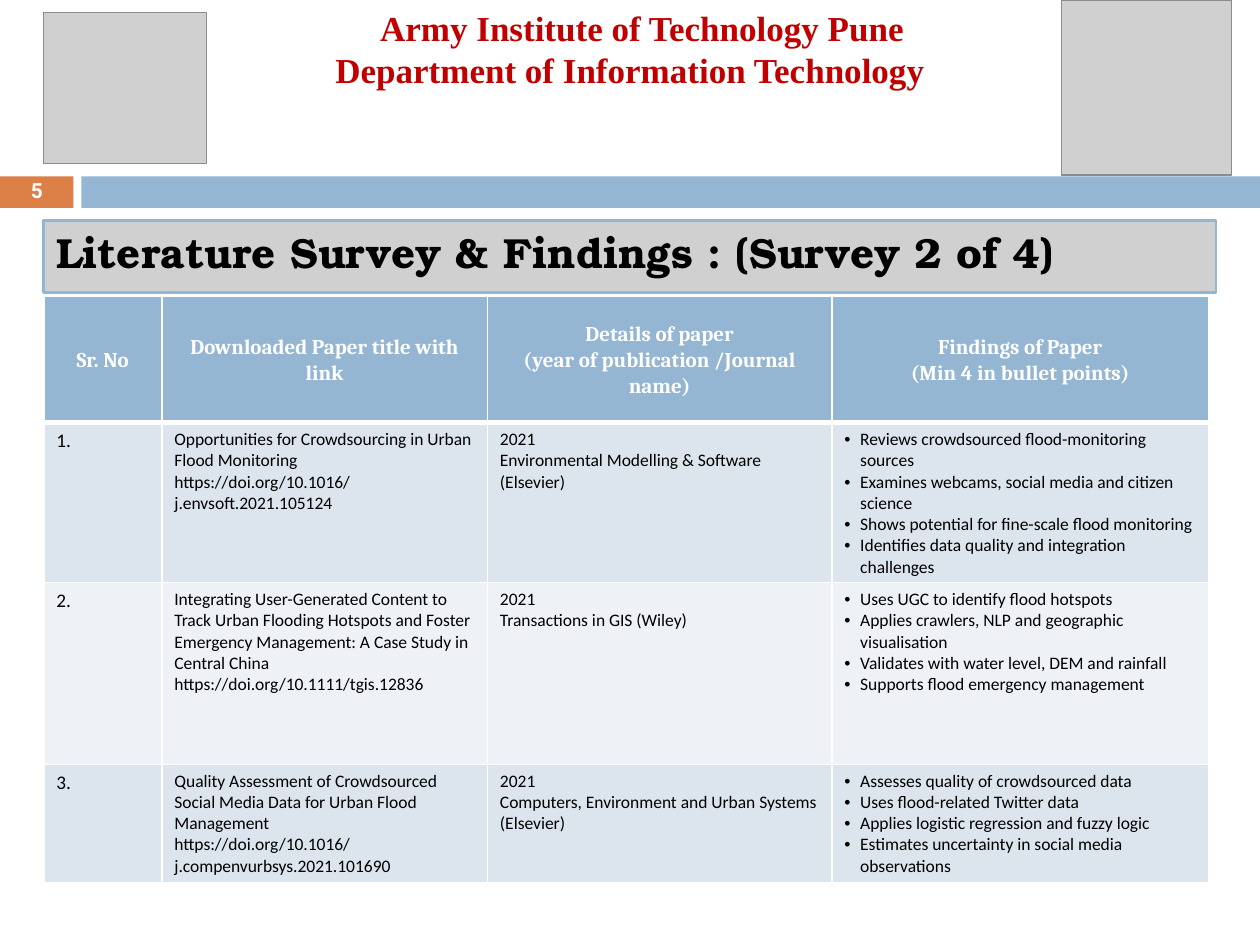
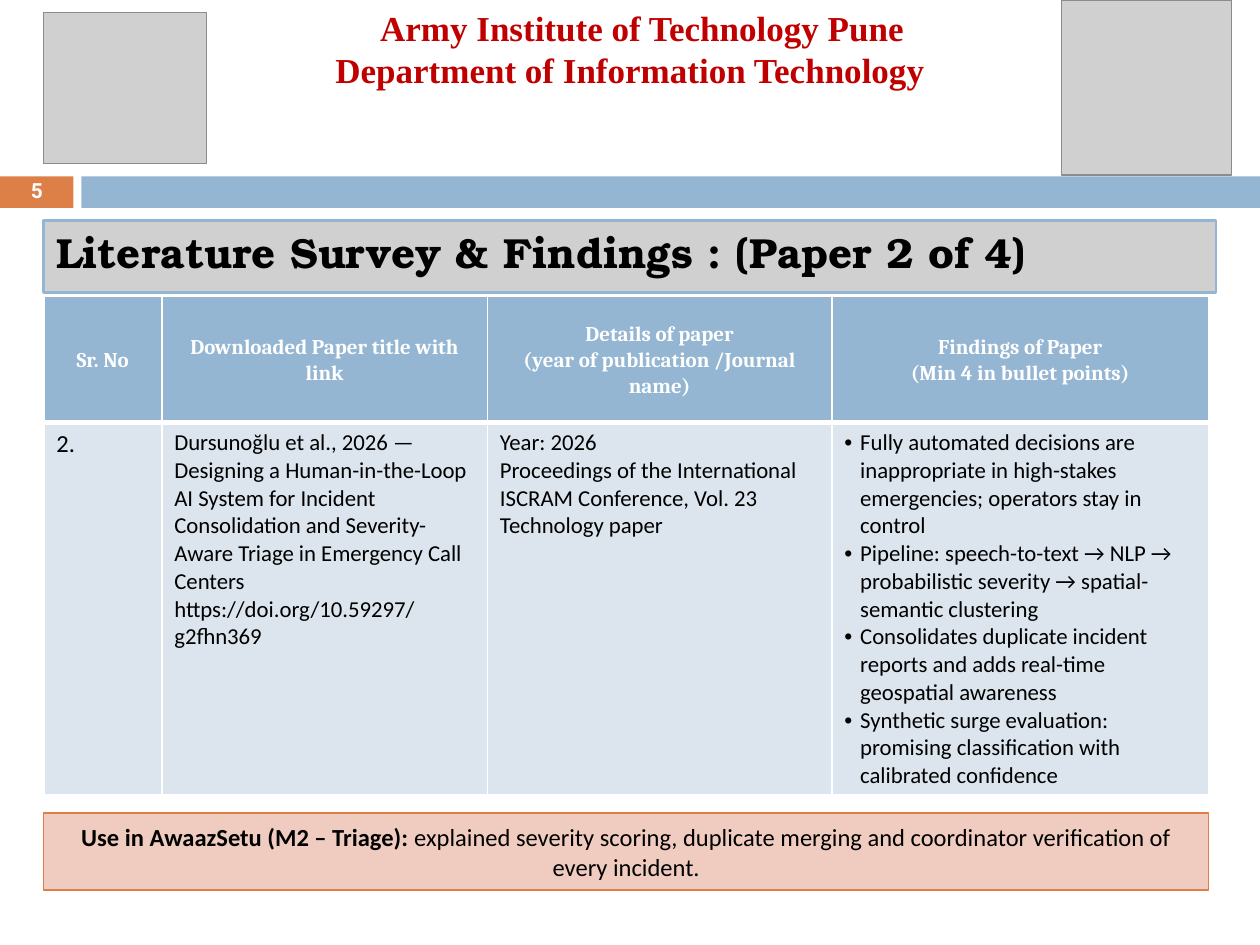
Before and after one commit to harshwardhan-kp/awaazsetu, a slide deck: slide 5 of submission/CEP_Review_II_AwaazSetu.pptx. Drawn at 1260x945 pixels with LibreOffice and Linux fonts; fonts in the diff are those of the drawing; grey boxes stand for pictures. Boxes give left, top, right and bottom in pixels: in the first picture for what was removed or moved away, otherwise in the second. Text is boxed around its words. In the diff, an @@ line names an element or a change of style, - is before the commit and + after.

```diff
--- a/submission/CEP_Review_II_AwaazSetu.pptx
+++ b/submission/CEP_Review_II_AwaazSetu.pptx
@@ text in picture at bbox=[56, 236, 1026, 279]: text changed @@
-Literature Survey & Findings : (Survey 2 of 4)
+Literature Survey & Findings : (Paper 2 of 4)
@@ table at bbox=[44, 296, 1208, 866] @@
-row 2: 1. | Opportunities for Crowdsourcing in Urban Flood Monitoring / https://doi.org/10.1016/j.envsoft.2021.105124 | 2021 / Environmental Modelling & Software (Elsevier) | Reviews crowdsourced flood-monitoring sources / Examines webcams, social media and citizen science / Shows potential for fine-scale flood monitoring / Identifies data quality and integration challenges
-row 3: 2. | Integrating User-Generated Content to Track Urban Flooding Hotspots and Foster Emergency Management: A Case Study in Central China / https://doi.org/10.1111/tgis.12836 | 2021 / Transactions in GIS (Wiley) | Uses UGC to identify flood hotspots / Applies crawlers, NLP and geographic visualisation / Validates with water level, DEM and rainfall / Supports flood emergency management
-row 4: 3. | Quality Assessment of Crowdsourced Social Media Data for Urban Flood Management / https://doi.org/10.1016/j.compenvurbsys.2021.101690 | 2021 / Computers, Environment and Urban Systems (Elsevier) | Assesses quality of crowdsourced data / Uses flood-related Twitter data / Applies logistic regression and fuzzy logic / Estimates uncertainty in social media observations
+row 2: 2. | Dursunoğlu et al., 2026 — Designing a Human-in-the-Loop AI System for Incident Consolidation and Severity-Aware Triage in Emergency Call Centers / https://doi.org/10.59297/g2fhn369 | Year: 2026 / Proceedings of the International ISCRAM Conference, Vol. 23 / Technology paper | Fully automated decisions are inappropriate in high-stakes emergencies; operators stay in control / Pipeline: speech-to-text → NLP → probabilistic severity → spatial-semantic clustering / Consolidates duplicate incident reports and adds real-time geospatial awareness / Synthetic surge evaluation: promising classification with calibrated confidence
@@ rectangle added at bbox=[44, 813, 1210, 890], fill #EFCCBF, outline #DD8047 0.75 pt, 14 pt, text #000000 @@
+Use in AwaazSetu (M2 – Triage): explained severity scoring, duplicate merging and coordinator verification of every incident.
```
Also in this commit, not shown: 3 other slides changed, 1 other file.
